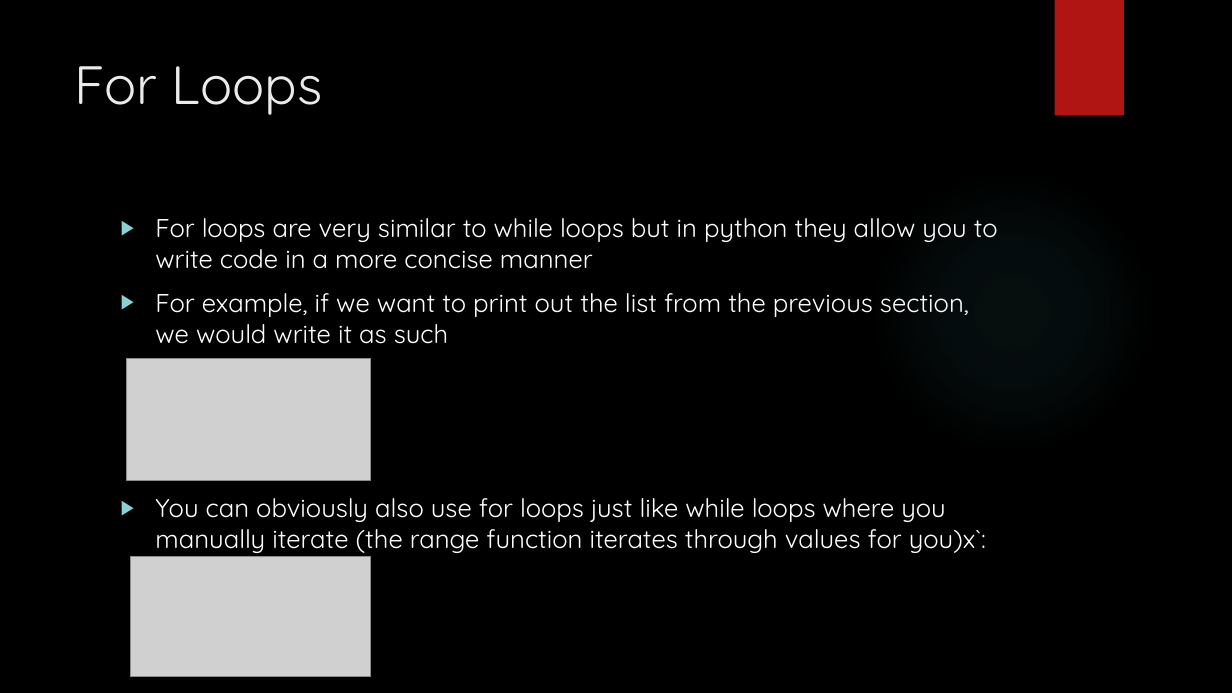
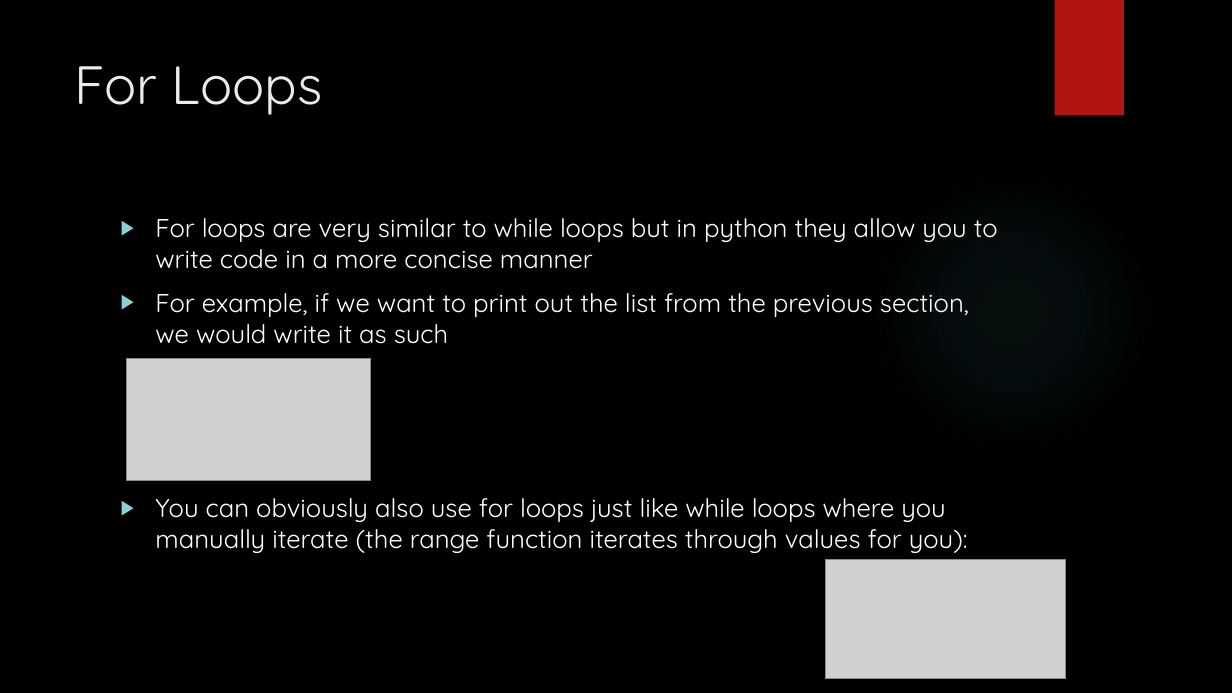
Before and after one commit to siddbose97/pythonWorkshop, a slide deck: slide 61 of pythonpresentation.pptx. Drawn at 1232x693 pixels with LibreOffice and Linux fonts; fonts in the diff are those of the drawing; grey boxes stand for pictures; background and template pictures are left out. Boxes give left, top, right and bottom in pixels: in the first picture for what was removed or moved away, otherwise in the second. Text is boxed around its words. In the diff, an @@ line names an element or a change of style, - is before the commit and + after.

```diff
--- a/pythonpresentation.pptx
+++ b/pythonpresentation.pptx
@@ text at [155, 498, 968, 553]: text changed @@
-▶ You can obviously also use for loops just like while loops where you manually iterate (the range function iterates through values for you)x`:
+▶ You can obviously also use for loops just like while loops where you manually iterate (the range function iterates through values for you):
@@ picture: place and size @@
-picture at [130, 557, 371, 677]
+picture at [825, 559, 1066, 678]
```
Also in this commit, not shown: 14 other slides changed, 4 other files.
